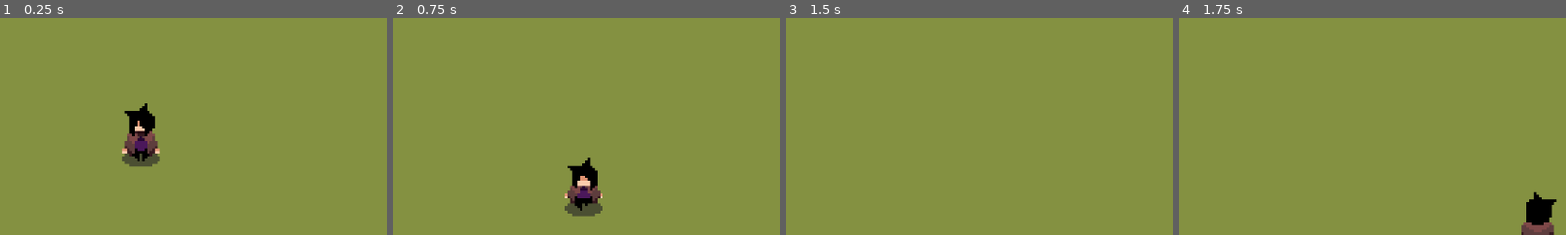
Above: before the commit, frames 1-4 (left to right).
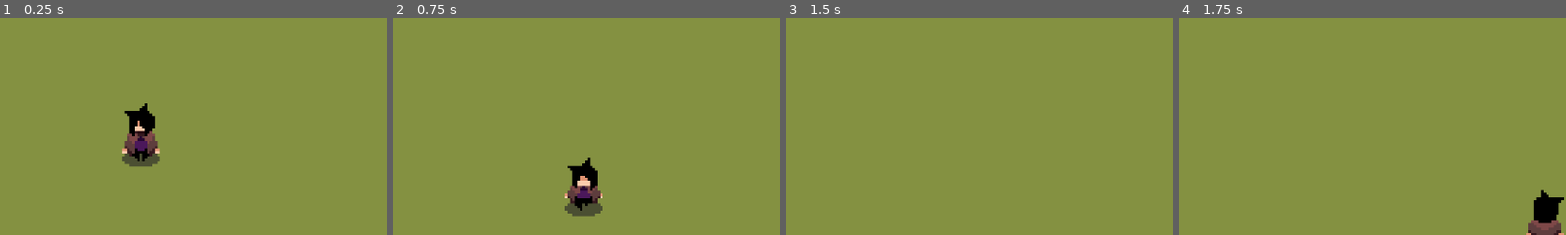
Above: after the commit, the same moments.

Repository: Davy592/Novis-Iter
Game: Godot game, scene res://Main.tscn
Same seed, same stepped clock (60 frames per second), same inputs: the game is played once before the commit and once after it.
Inputs:
- Up to frame 1 (0.25 s): no input
- Up to frame 2 (0.75 s): tap Enter at 0.5 s; hold D (move_right) from 0.53 s (still down); hold S (move_front) from 0.53 s (still down)
- Up to frame 3 (1.5 s): tap Space at 1.25 s; release D (move_right) at 1.28 s; release S (move_front) at 1.28 s; hold W (move_back) from 1.28 s (still down); tap S (move_front) at 1.35 s
- Up to frame 4 (1.75 s): keep holding W (move_back)
The pictures show only the part of the screen within x 50-100%, y 50-100%; the shares and areas given below are measured in that part.

Frames 1-3 are identical in both runs. In frame 4, 1.0% of the frame differs, in the area x 88-100%, y 79-100%.

Commit message:
aggiustato e pulito lo script player.gd

Diff:
--- a/player.gd
+++ b/player.gd
@@ -2,7 +2,7 @@
 
 var MAX_SPEED = 600
 var ACCELERATION = 150
-var DECELERATION = ACCELERATION * 0.002 #si potrebbe inserire il "regolarizzatore" in un altra parte della formula, se non si "regolarizza" la convergenza verso lo 0 è troppo fast e si incomincia a ballare attorno a 0 (stile learning rate troppo alto)
+var DECELERATION = 0.2
 var TRESHOLD = 1
 var direction = "front"
 var move = "idle"
@@ -12,13 +12,11 @@
 	apply_movement(axis)
 	move_and_slide()
 	play_animation()
-	print(velocity)
-
+	#print(velocity)
 
 func apply_movement(axis):
 	apply_acceleration(axis)
 	apply_friction(axis)
-
 
 func get_input_axis():
 	var axis = Vector2.ZERO
@@ -38,39 +36,16 @@
 		move = "idle"
 	return axis
 
-
 func apply_acceleration(axis):
 	velocity += axis * ACCELERATION
-	if velocity.length() > MAX_SPEED:
-		velocity = velocity.normalized() * MAX_SPEED
-
+	var vel_len = velocity.length()
+	velocity += int(vel_len > MAX_SPEED) * velocity.normalized() * (MAX_SPEED - vel_len)
 
 func apply_friction(axis):
-	#AAAAAA i draghi
 	velocity.x -= int(axis.x == 0) * velocity.x * DECELERATION
-	velocity.x = int(abs(velocity.x) - TRESHOLD >= 0) * velocity.x #pone velocity a 0 se non è in un intervallo compreso fra <[-inf, -tres], [tres, inf]>
+	velocity.x = int(abs(velocity.x) - TRESHOLD >= 0) * velocity.x
 	velocity.y -= int(axis.y == 0) * velocity.y * DECELERATION
 	velocity.y = int(abs(velocity.y) - TRESHOLD >= 0) * velocity.y
-
-	#roba vecchia (che pero funzia na meraviglia eh)
-	#if velocity.x < 0:
-		#velocity.x += DECELERATION
-		#velocity.x = clamp(velocity.x, -MAX_SPEED, 0)
-	#else:
-		#velocity.x -= DECELERATION
-		#velocity.x = clamp(velocity.x, 0, MAX_SPEED)
-	#if velocity.y < 0:
-		#velocity.y += DECELERATION
-		#velocity.y = clamp(velocity.y, -MAX_SPEED, 0)
-	#else:
-		#velocity.y -= DECELERATION
-		#velocity.y = clamp(velocity.y, 0, MAX_SPEED)
-
-	#I draghi di prima ma cerco di farlo oneline
-	#velocity -= ((-(axis.abs().sign()))+Vector2.ONE) * velocity * DECELERATION #a regola questa è giusta
-	#velocity = velocity * int(!velocity.is_zero_approx()) #questa non lo è perche approssima solo se il vettore è vicino a zero,
-														  #ossia se entrambe le componenti sono prossime a zero (e in piu approssima poco senza poter scegliere treshold)
-
 
 func play_animation():
 	var anim = $AnimatedSprite2D
